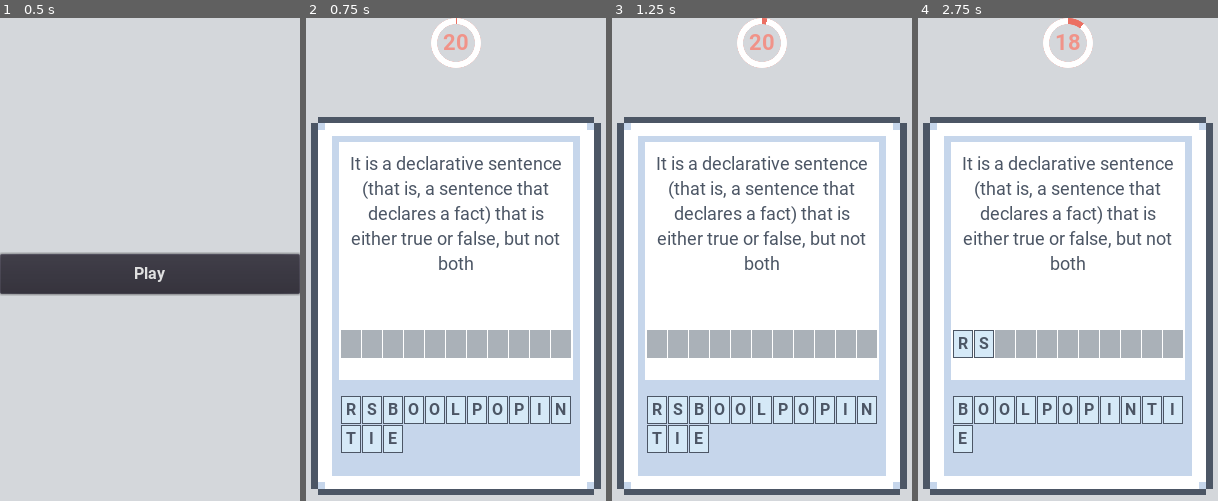
Above: before the commit, frames 1-4 (left to right).
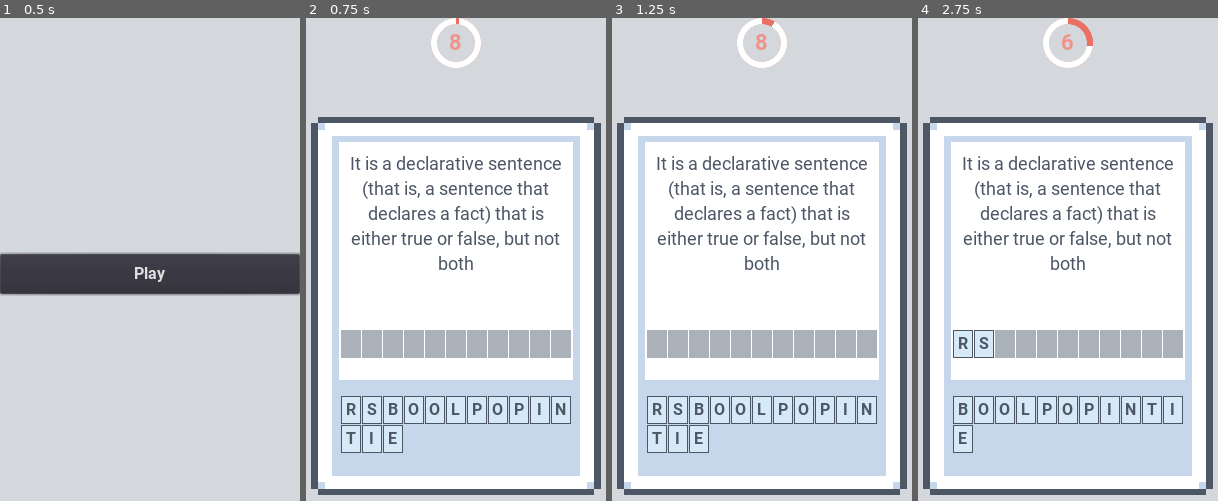
Above: after the commit, the same moments.

Repository: LoneDespair/comsci-card_game
Game: Godot game, scene res://src/main/main.tscn
Two runs of this game, one before a commit and one after it. Both use one fixed random seed, a clock stepped at 60 frames per second and the inputs below.
Inputs:
- Up to frame 1 (0.5 s): no input
- Up to frame 2 (0.75 s): click "Play" at 0.5 s
- Up to frame 3 (1.25 s): no input
- Up to frame 4 (2.75 s): click "R" at 1.25 s; click "S" at 2 s

Frame 1 is identical in both runs. In frame 2, 0.2% of the frame differs, in the area x 46-54%, y 0-7%; in frame 3, 0.2%; in frame 4, 0.3%, in the area x 46-59%, y 1-7%.

Commit message:
improved timeout support

Diff:
--- a/src/card/answer_logic.gd
+++ b/src/card/answer_logic.gd
@@ -34,7 +34,7 @@
 
 
 func press(letter_scn : Button) -> void:
-	checker.uncheck()
+	checker.uncheck("NeutralLetter", false)
 	letter_scn.get_parent().remove_child(letter_scn)
 
 	letter_scn.disconnect("pressed", self, "press")
--- a/src/card/checker.gd
+++ b/src/card/checker.gd
@@ -52,13 +52,18 @@
 		prints("%s does not match the key %s" % [answer, key])
 
 
-func uncheck() -> void:
+func uncheck(variation : String, disabled : bool) -> void:
 	wrong_label.hide()
 
 	var letter_list := get_letter_list()
 
 	for idx in letter_list.size():
 		var letter_scn := letter_list[idx] as Button
-		letter_scn.theme_type_variation = "NeutralLetter"
-		letter_scn.get_node("animator").stop()
-		letter_scn.get_node("animator").seek(0, true)
+		letter_scn.theme_type_variation = variation
+		letter_scn.disabled = disabled
+
+		var animation := letter_scn.get_node("animator") as AnimationPlayer
+
+		if animation.is_playing():
+			animation.stop()
+			letter_scn.get_node("animator").seek(0, true)
--- a/src/card/initiator.gd
+++ b/src/card/initiator.gd
@@ -4,6 +4,8 @@
 onready var content := $"%content"
 onready var selection_background := $"%selection_background"
 onready var next_button := $"%next"
+onready var checker := $"../checker"
+onready var correction_label := $"%correction"
 
 
 func set_front(is_front : bool) -> void:
@@ -21,3 +23,6 @@
 func timeout() -> void:
 	selection_background.hide()
 	next_button.show()
+
+	checker.uncheck("WrongLetter", true)
+	correction_label.text = "Correct Answer is:\n" + checker.key
--- a/src/circular_timer/circular_timer.tscn
+++ b/src/circular_timer/circular_timer.tscn
@@ -41,3 +41,4 @@
 
 [node name="initiator" type="Node" parent="."]
 script = ExtResource( 3 )
+wait_time = 8.0
